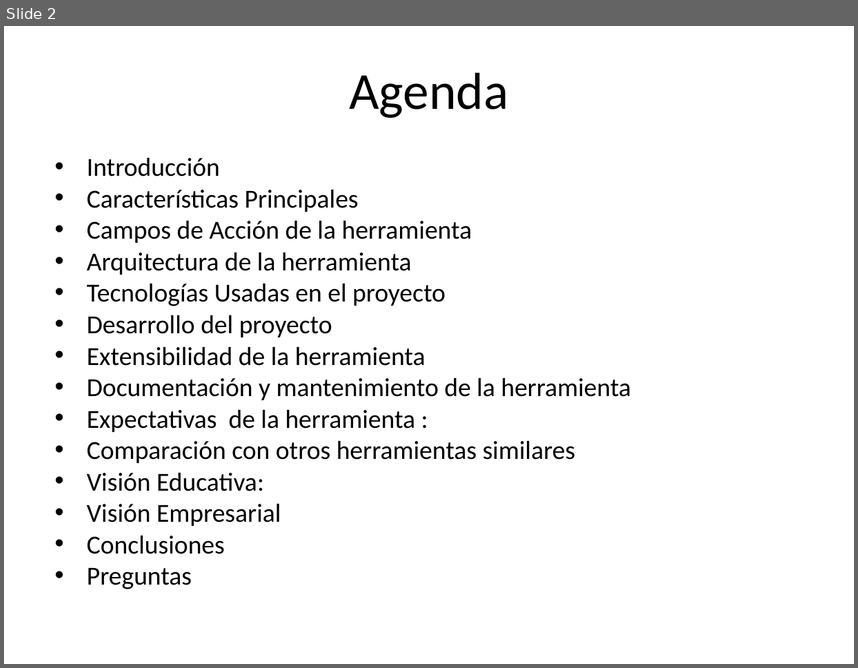
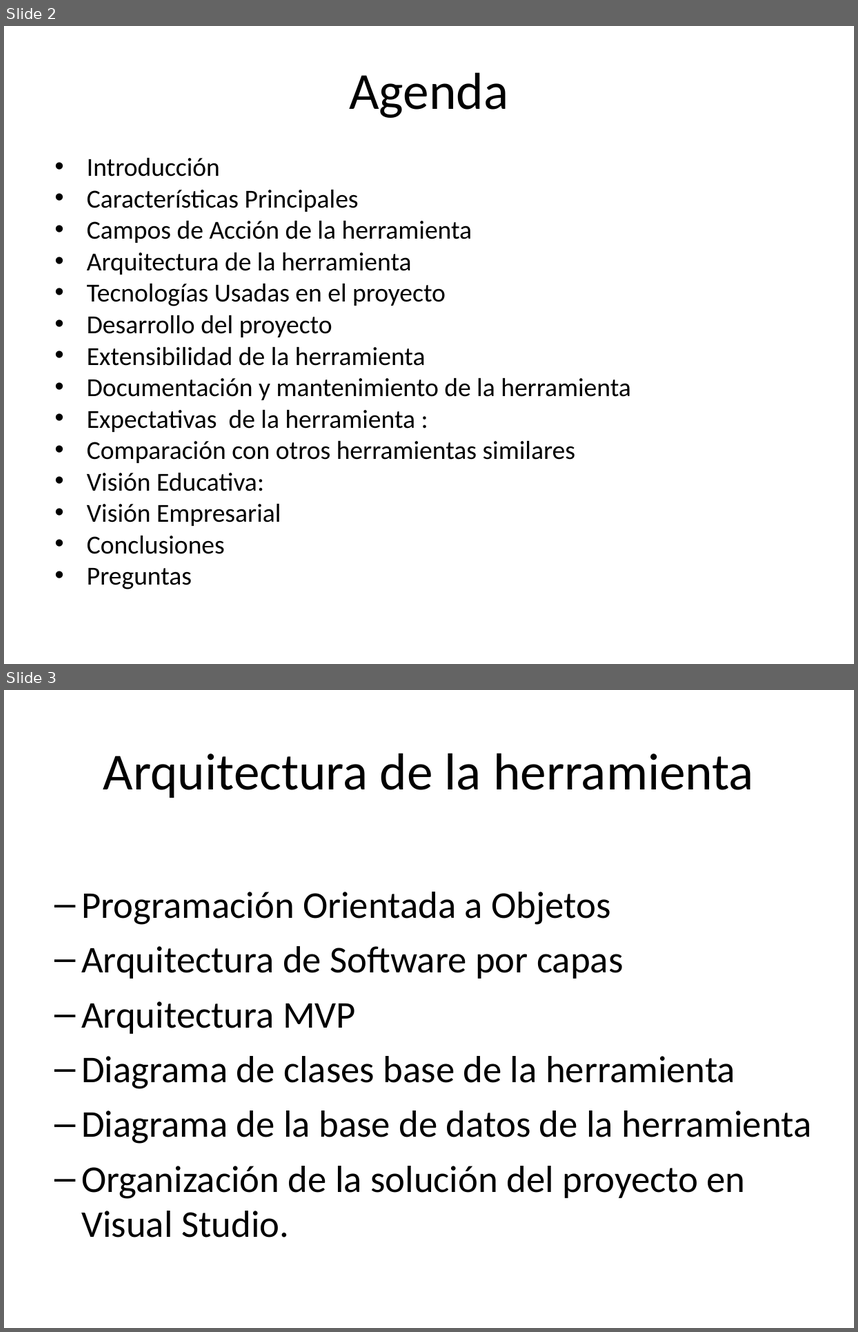
Before and after one commit to Xavinightshade/ipsimulator, a slide deck: presentacion/Presentacion Simulador Redes.ppt. Shown one above the other, each under a label of ours: slide 2 before the commit, slides 2 and 3 after it. The pictures are 858x668 and 858x1332 pixels, drawn with LibreOffice and Linux fonts; fonts in the diff are those of the drawing. Boxes give left, top, right and bottom in pixels: in the first picture for what was removed or moved away, otherwise in the second. Text is boxed around its words. In the diff, an @@ line names an element or a change of style, - is before the commit and + after.

```diff
--- a/presentacion/Presentacion Simulador Redes.ppt
+++ b/presentacion/Presentacion Simulador Redes.ppt
@@ slide 3 added at (x1=4, y1=690, x2=854, y2=1328), background #FFFFFF @@
@@ title added at (x1=103, y1=753, x2=754, y2=798), 44 pt, text #000000 @@
+Arquitectura de la herramienta
@@ text added at (x1=81, y1=891, x2=811, y2=1237), 32 pt, text #000000 @@
+  – Programación Orientada a Objetos
+  – Arquitectura de Software por capas
+  – Arquitectura MVP
+  – Diagrama de clases base de la herramienta
+  – Diagrama de la base de datos de la herramienta
+  – Organización de la solución del proyecto en Visual Studio.
```
Also in this commit, not shown: 1 slide changed, 29 other slides added, 2 slides removed.
